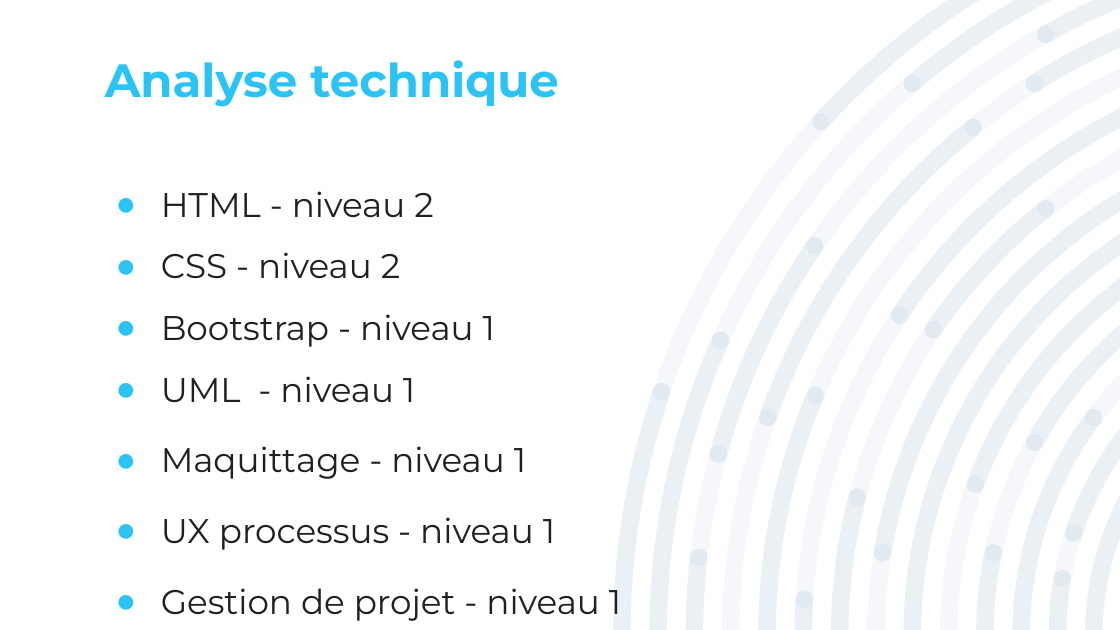
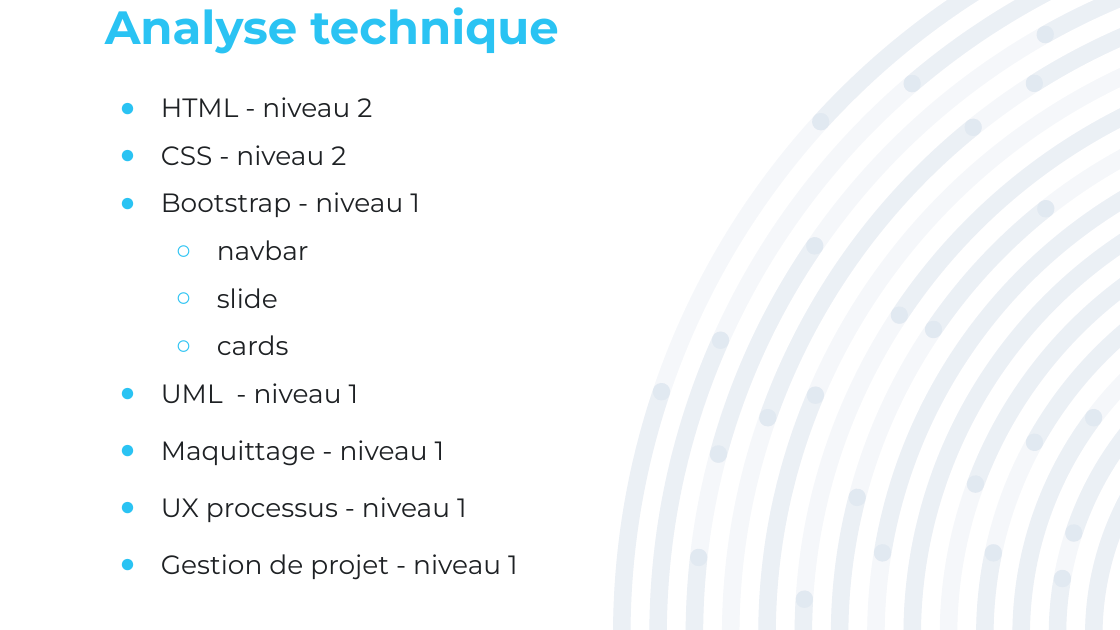
Before and after one commit to CHAHBAR-SOUFIANE/Suivi-de-code, a slide deck: slide 8 of Site ville avec bootstrap/site web avec bootstrap.pptx. Drawn at 1120x630 pixels with LibreOffice and Linux fonts; fonts in the diff are those of the drawing. Boxes give left, top, right and bottom in pixels: in the first picture for what was removed or moved away, otherwise in the second. Text is boxed around its words. In the diff, an @@ line names an element or a change of style, - is before the commit and + after.

```diff
--- a/Site ville avec bootstrap/site web avec bootstrap.pptx
+++ b/Site ville avec bootstrap/site web avec bootstrap.pptx
@@ title "Analyse technique": place and size @@
-title "Analyse technique" at (105,60,558,107)
+title "Analyse technique" at (105,7,558,54)
@@ text "HTML - niveau 2": place and size @@
-text "HTML - niveau 2" at (161,191,621,621)
+text "HTML - niveau 2" at (161,97,518,580)
@@ text at (161,97,518,580): size 22 to 17 pt in "HTML - niveau 2", "CSS - niveau 2", "Bootstrap - niveau 1", "UML - niveau 1" and 3 more places; indent changed @@
@@ text at (217,240,309,355): paragraphs added @@
+  ○ navbar
+  ○ slide
+  ○ cards
```
Also in this commit, not shown: 5 other files.
